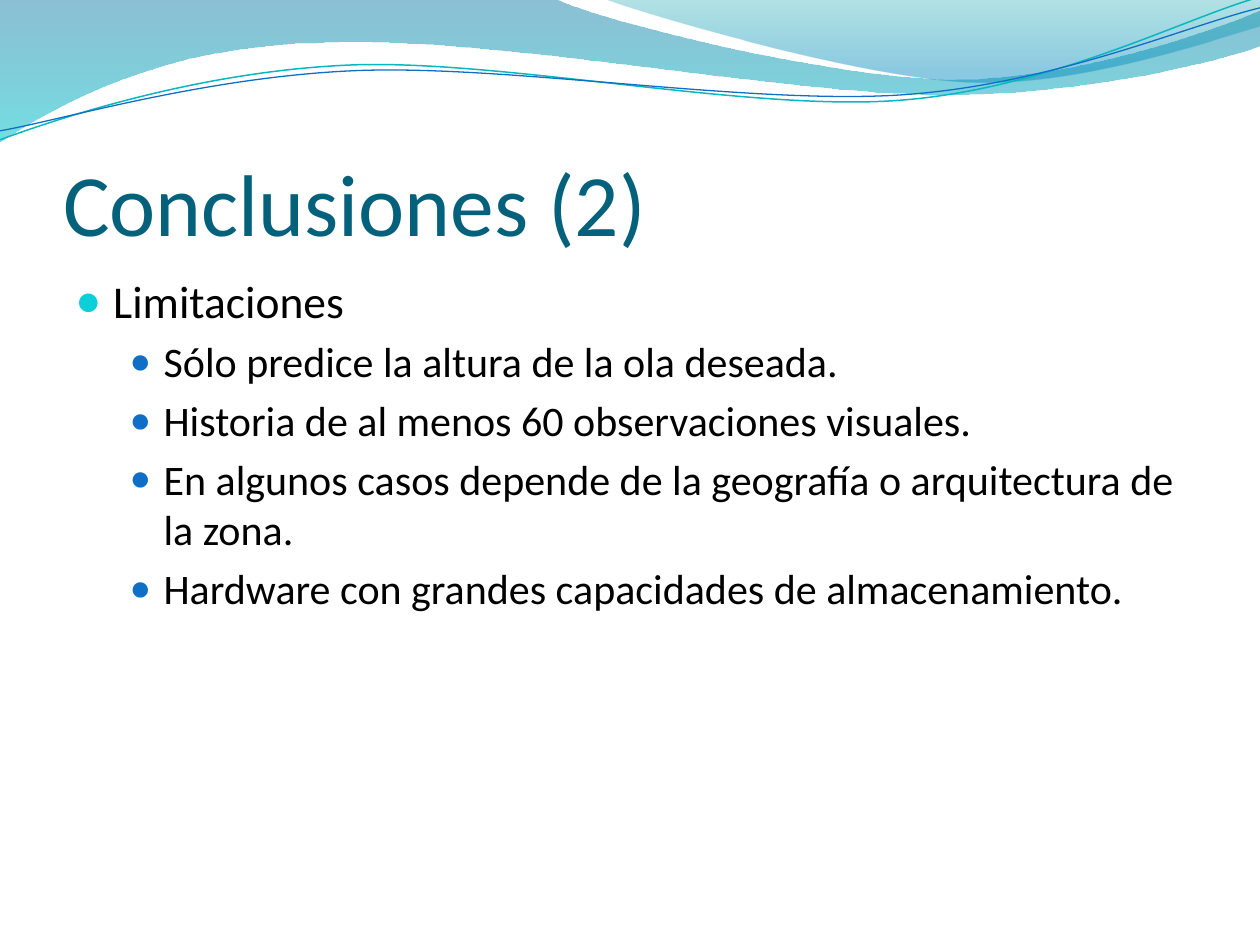
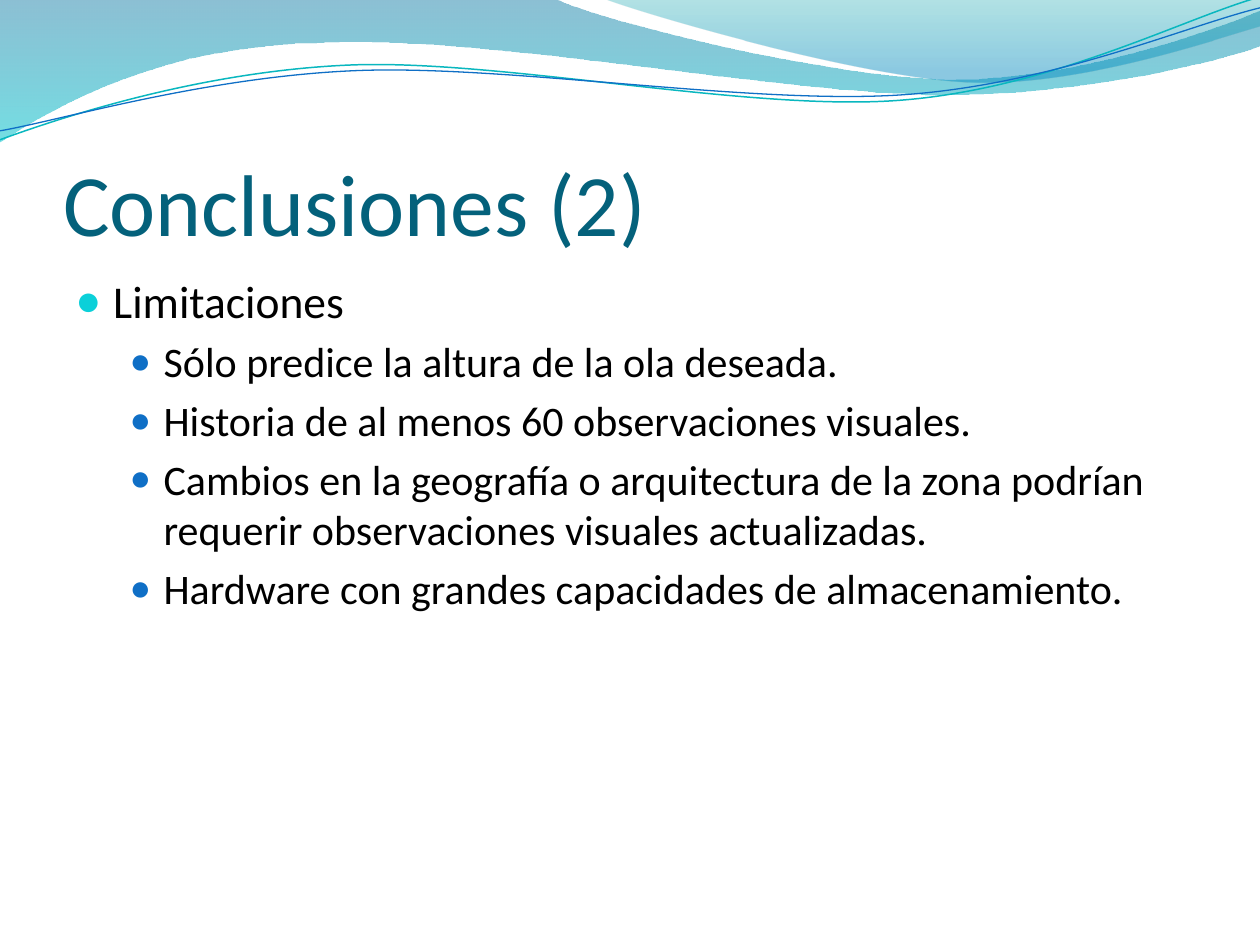
Before and after one commit to jaffadog/neuralito, a slide deck: slide 33 of neuralito/ArfGen/docs/Entregas/Informe Final/presentacion/maxi2.pptx (slide 28 before the commit). Drawn at 1260x945 pixels with LibreOffice and Linux fonts; fonts in the diff are those of the drawing; background and template pictures are left out. Boxes give left, top, right and bottom in pixels: in the first picture for what was removed or moved away, otherwise in the second. Text is boxed around its words. In the diff, an @@ line names an element or a change of style, - is before the commit and + after.

```diff
--- a/neuralito/ArfGen/docs/Entregas/Informe Final/presentacion/maxi2.pptx
+++ b/neuralito/ArfGen/docs/Entregas/Informe Final/presentacion/maxi2.pptx
@@ text at (164,465,1144,552): text changed @@
-  ● En algunos casos depende de la geografía o arquitectura de la zona.
+  ● Cambios en la geografía o arquitectura de la zona podrían requerir observaciones visuales actualizadas.
```
Also in this commit, not shown: 6 other slides changed, 5 slides added.
